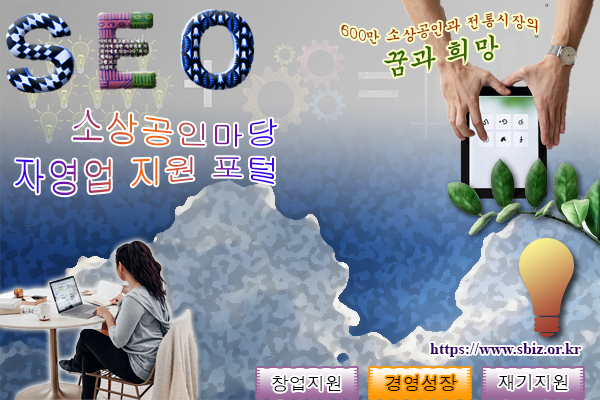
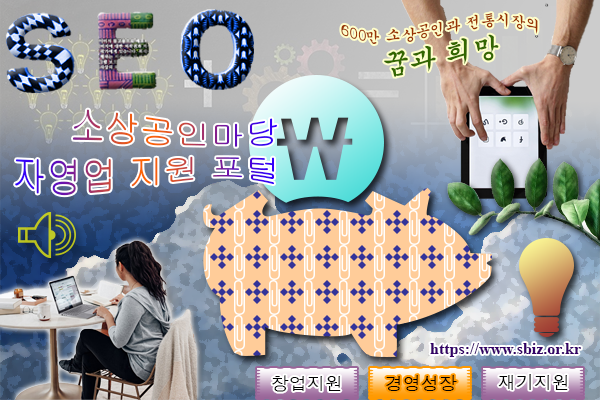
Before/after of a (600, 400) layered artwork. What changed in the layer stack:
painted on "Light Bulb 1 1" over bbox(534, 252, 573, 330)
added layer "Volume 1" (70%) above "Pattern Fill 1" over bbox(18, 212, 76, 258)
added layer "Pattern Fill 1" above "Shape 1" over bbox(0, 74, 600, 400)
added layer "Shape 1" above "Ellipse 1" over bbox(203, 188, 492, 357)
painted on "1급-13" over bbox(0, 101, 600, 400)